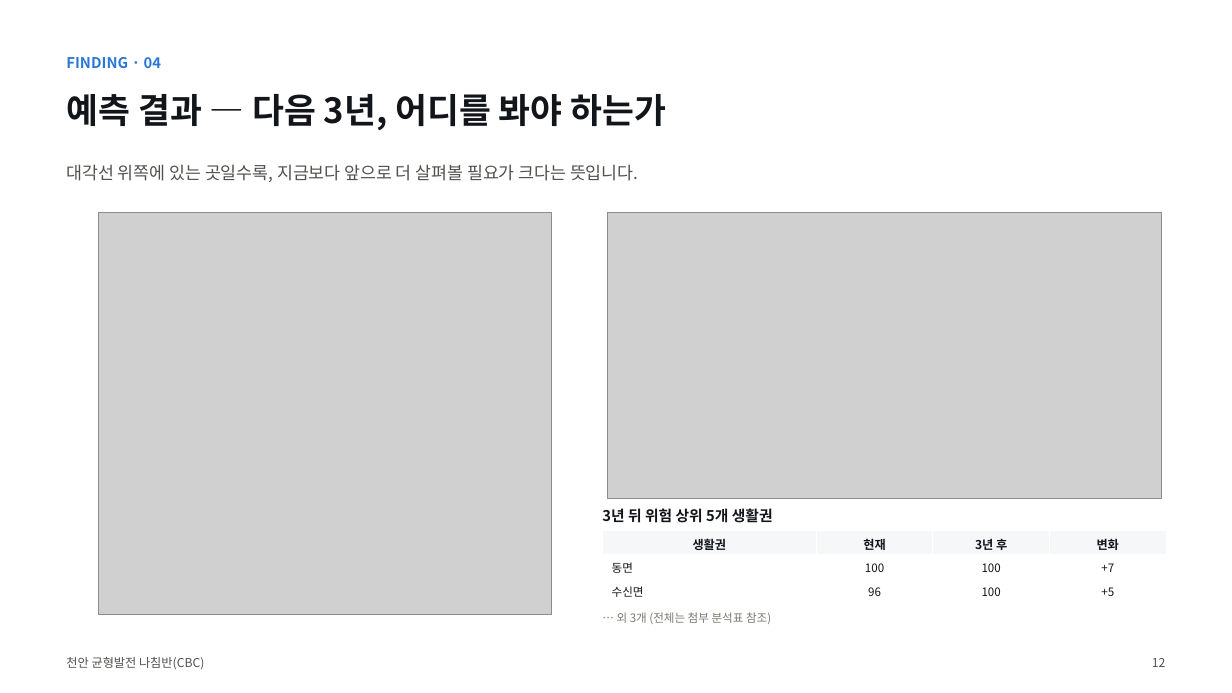
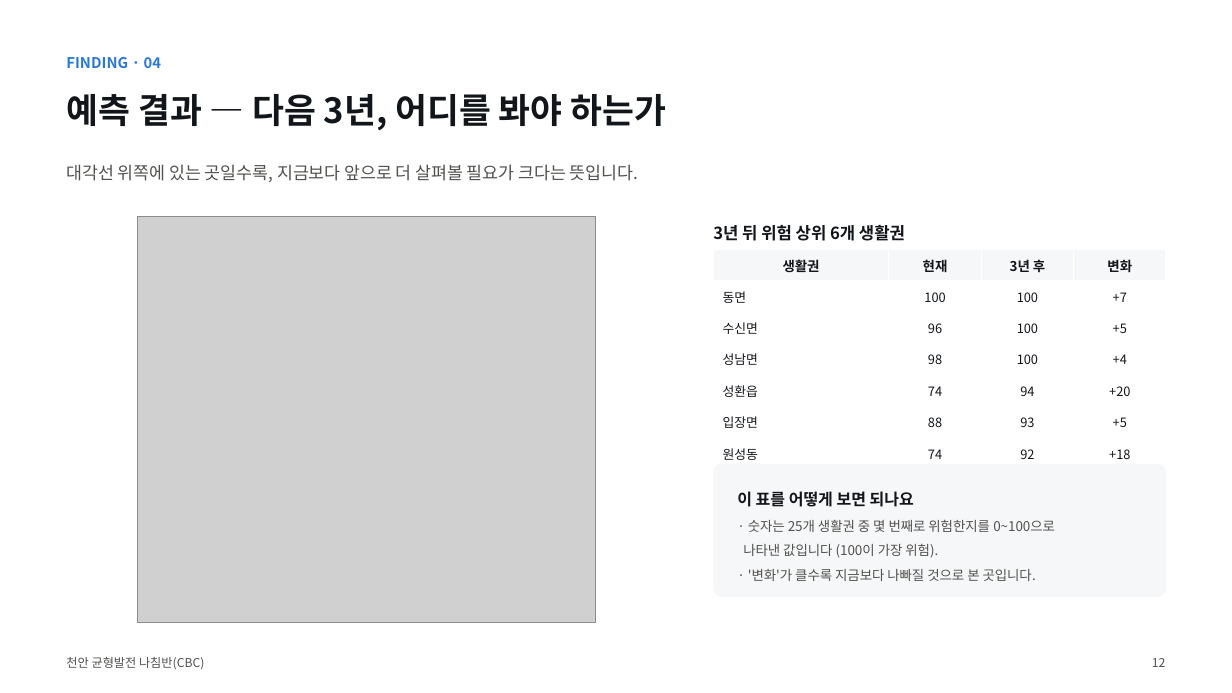
Before and after one commit to BioCode67/2026-AI-, a slide deck: slide 13 of deliverables/기획서_천안균형발전나침반_CBC.pptx. Drawn at 1232x693 pixels with LibreOffice and Linux fonts; fonts in the diff are those of the drawing; grey boxes stand for pictures. Boxes give left, top, right and bottom in pixels: in the first picture for what was removed or moved away, otherwise in the second. Text is boxed around its words. In the diff, an @@ line names an element or a change of style, - is before the commit and + after.

```diff
--- a/deliverables/기획서_천안균형발전나침반_CBC.pptx
+++ b/deliverables/기획서_천안균형발전나침반_CBC.pptx
@@ picture: place and size @@
-picture at [99, 213, 552, 615]
+picture at [138, 216, 596, 623]
@@ picture removed at [607, 213, 1161, 499] @@
@@ text at [713, 225, 905, 241]: text changed; size 11.5 to 13 pt @@
-3년 뒤 위험 상위 5개 생활권
+3년 뒤 위험 상위 6개 생활권
@@ table at [714, 250, 1166, 470] @@
+row 4: 성남면 | 98 | 100 | +4
+row 5: 성환읍 | 74 | 94 | +20
+row 6: 입장면 | 88 | 93 | +5
+row 7: 원성동 | 74 | 92 | +18
@@ table: place and size @@
-table at [603, 531, 1165, 603]
+table at [714, 250, 1166, 470]
@@ rounded rectangle added at [714, 464, 1166, 597], fill #F6F7F9 @@
@@ text added at [737, 491, 914, 507], 12.5 pt, text #12151A, bold @@
+이 표를 어떻게 보면 되나요
@@ text added at [743, 520, 1055, 581], 10.5 pt, text #52514E @@
+· 숫자는 25개 생활권 중 몇 번째로 위험한지를 0~100으로
+나타낸 값입니다 (100이 가장 위험).
+· '변화'가 클수록 지금보다 나빠질 것으로 본 곳입니다.
@@ text removed at [617, 612, 771, 624] @@
-… 외 3개 (전체는 첨부 분석표 참조)
```
Also in this commit, not shown: 9 other slides changed, 1 slide added, 6 other files.
